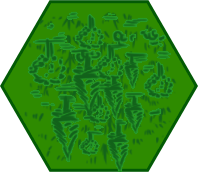
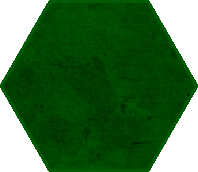
Layered file, before and after one edit (198x172). Changes by layer:
hid "Warstwa 2" over [28, 12, 173, 172]
hid "Warstwa 3" over [24, 12, 177, 166]
added layer "Warstwa 4" above "Kształt 1 kopia" over [0, 0, 198, 172]
added layer "Kształt 1 kopia" above "Kształt 1" over [0, 0, 198, 172]
hid "Kształt 1" over [0, 0, 198, 172]
